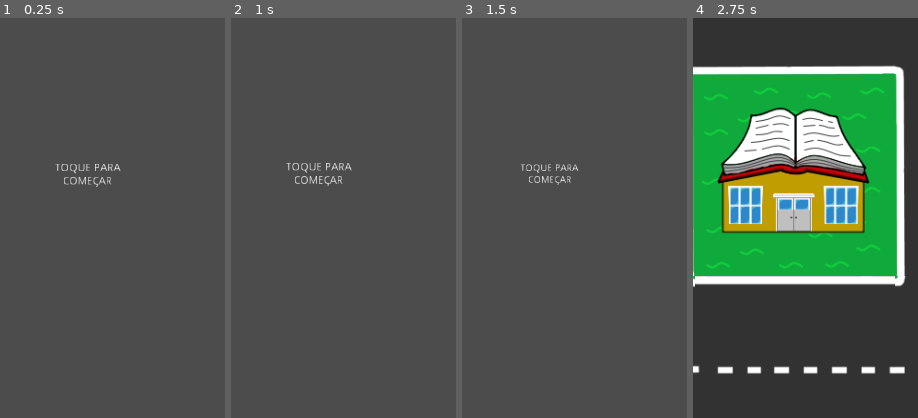
Above: before the commit, frames 1-4 (left to right).
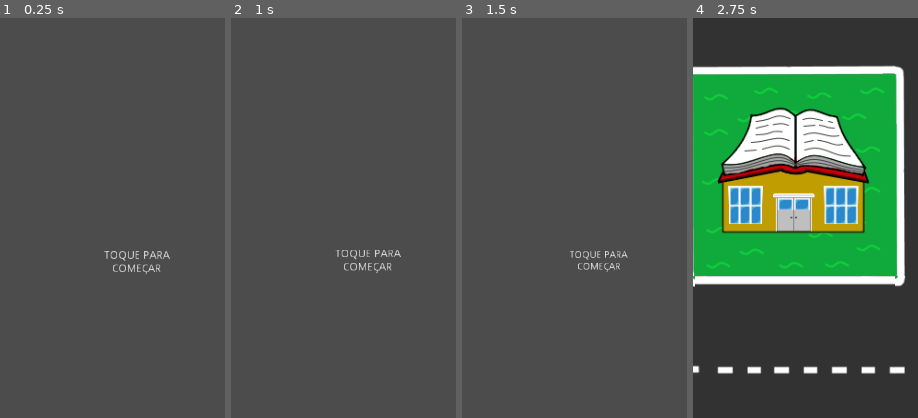
Above: after the commit, the same moments.

Repository: AndreMoukarzel/Grana-Preta
Game: Godot game, scene res://OpeningMenu.tscn
Same seed, same stepped clock (60 frames per second), same inputs: the game is played once before the commit and once after it. The engine's default icon, where the game draws it, is replaced by a stand-in: a white triangle on a blue panel in a dark square.
Inputs (mouse positions are % of the whole screen's width and height, from its top left):
- Up to frame 1 (0.25 s): no input
- Up to frame 2 (1 s): tap Enter at 0.5 s; move the mouse to (72, 45) at 0.52 s; click (72, 45) at 0.67 s
- Up to frame 3 (1.5 s): tap Space at 1.25 s; drag from (30, 55) to (45, 70) at 1.27 s
- Up to frame 4 (2.75 s): tap Enter at 2 s; move the mouse to (60, 28) at 2.02 s; click (60, 28) at 2.17 s
The pictures show only the part of the screen within x 20-70%, y 20-70%; the shares and areas given below are measured in that part.

The runs differ from the first frame. In frame 1, 0.9% of the frame differs, in the area x 24-76%, y 36-64%; in frame 2, 0.9%; in frame 3, 0.7%; in frame 4, nothing differs.

Commit message:
Fix incorrect camera limits with different screen sizes

Diff:
--- a/OpeningMenu.gd
+++ b/OpeningMenu.gd
@@ -1,11 +1,11 @@
 extends Control
 
 const LABEL_TWN_SPEED = 1.5
-
+const WINDOW_SIZE = Vector2(576, 1024)
 
 func _ready():
 	var label_size = $Label.rect_size
-	$Label.set_position(OS.window_size/2 - label_size/2)
+	$Label.set_position(WINDOW_SIZE/2 - label_size/2)
 	play_start_animation()
 	Save.load_game()
 
--- a/OpeningMenu.tscn
+++ b/OpeningMenu.tscn
@@ -8,8 +8,10 @@
 script = ExtResource( 1 )
 
 [node name="Label" type="Label" parent="."]
-margin_right = 98.0
-margin_bottom = 65.0
+margin_left = 288.0
+margin_top = 512.0
+margin_right = 386.0
+margin_bottom = 577.0
 text = "TOQUE PARA COMEÇAR"
 align = 1
 valign = 1
--- a/SwipeHandler.gd
+++ b/SwipeHandler.gd
@@ -8,7 +8,7 @@
 
 
 func _ready():
-	var window_size_by_2 = OS.get_real_window_size()/2
+	var window_size_by_2 = Vector2(576, 1024)/2
 	max_cam_pos.x = LocalCamera.limit_right - window_size_by_2.x
 	max_cam_pos.y = LocalCamera.limit_bottom - window_size_by_2.y
 	min_cam_pos = window_size_by_2
